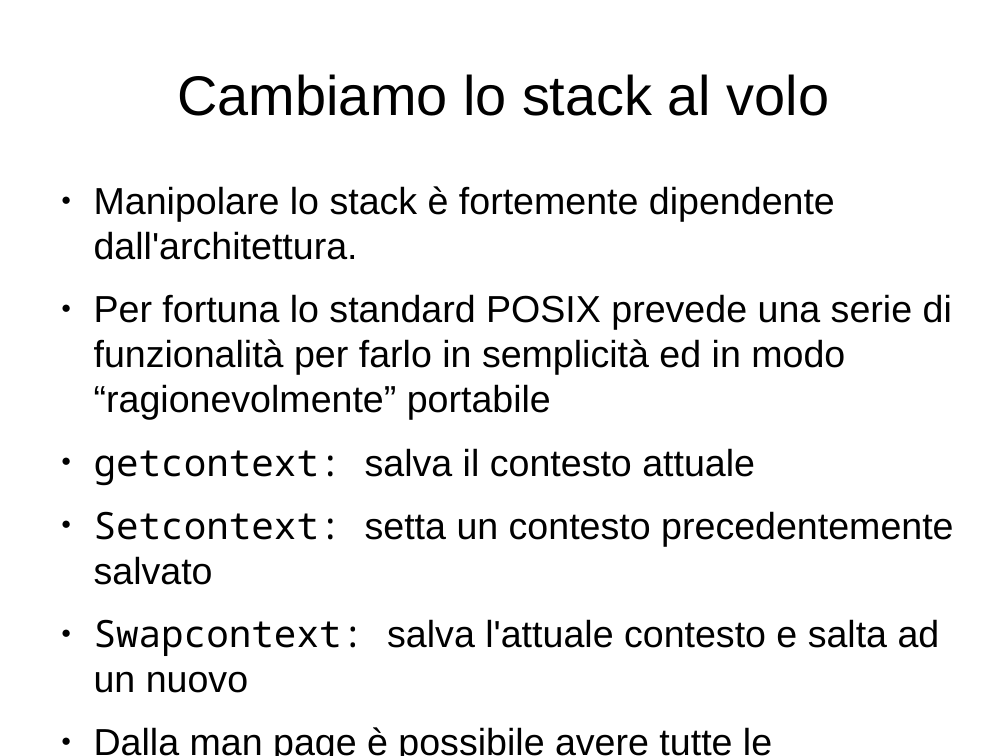
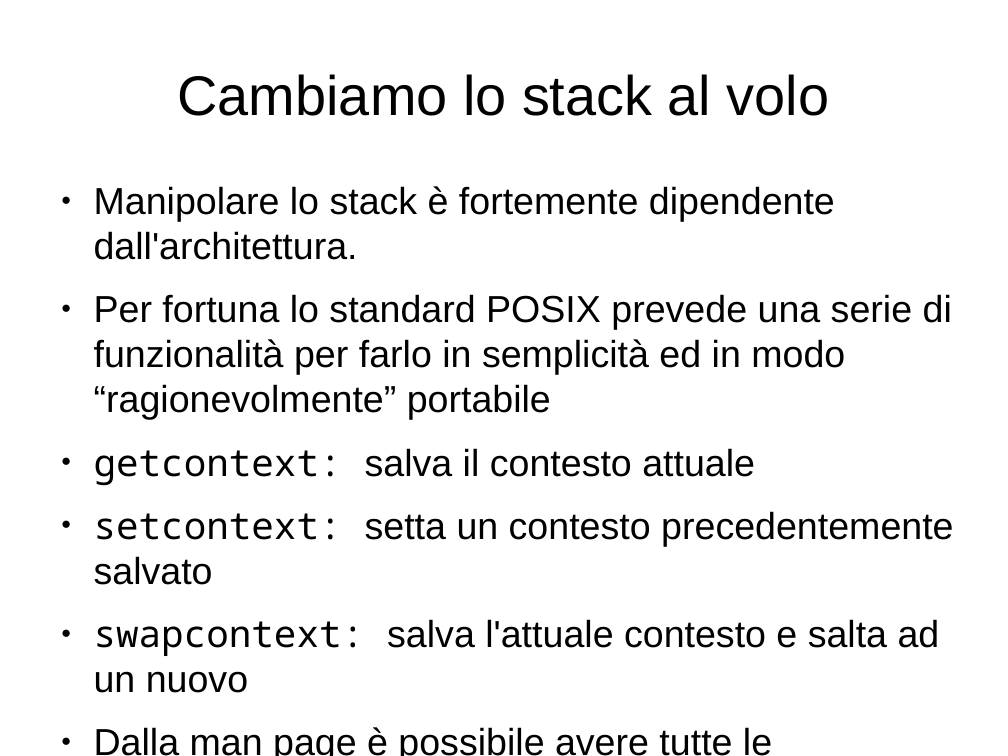
Before and after one commit to mdionisio/workshop_coroutine, a slide deck: slide 10 of presentazione.odp. Drawn at 1008x756 pixels with LibreOffice and Linux fonts; fonts in the diff are those of the drawing. Boxes give left, top, right and bottom in pixels: in the first picture for what was removed or moved away, otherwise in the second. Text is boxed around its words. In the diff, an @@ line names an element or a change of style, - is before the commit and + after.

```diff
--- a/presentazione.odp
+++ b/presentazione.odp
@@ text at box(94, 511, 953, 693): text changed @@
-● Setcontext: setta un contesto precedentemente salvato
-● Swapcontext: salva l'attuale contesto e salta ad un nuovo
+● setcontext: setta un contesto precedentemente salvato
+● swapcontext: salva l'attuale contesto e salta ad un nuovo
```
Also in this commit, not shown: 7 other slides changed.
